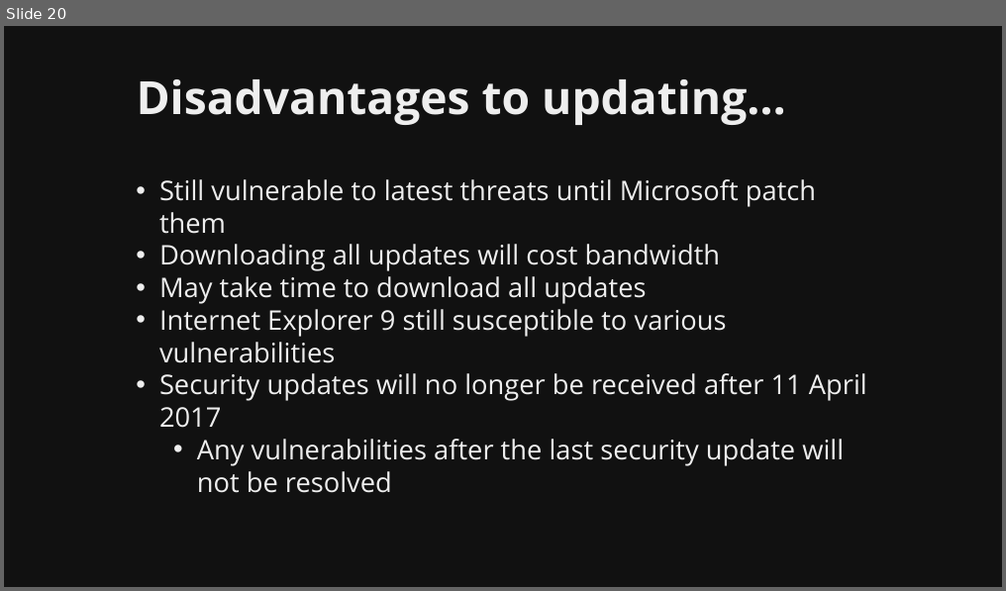
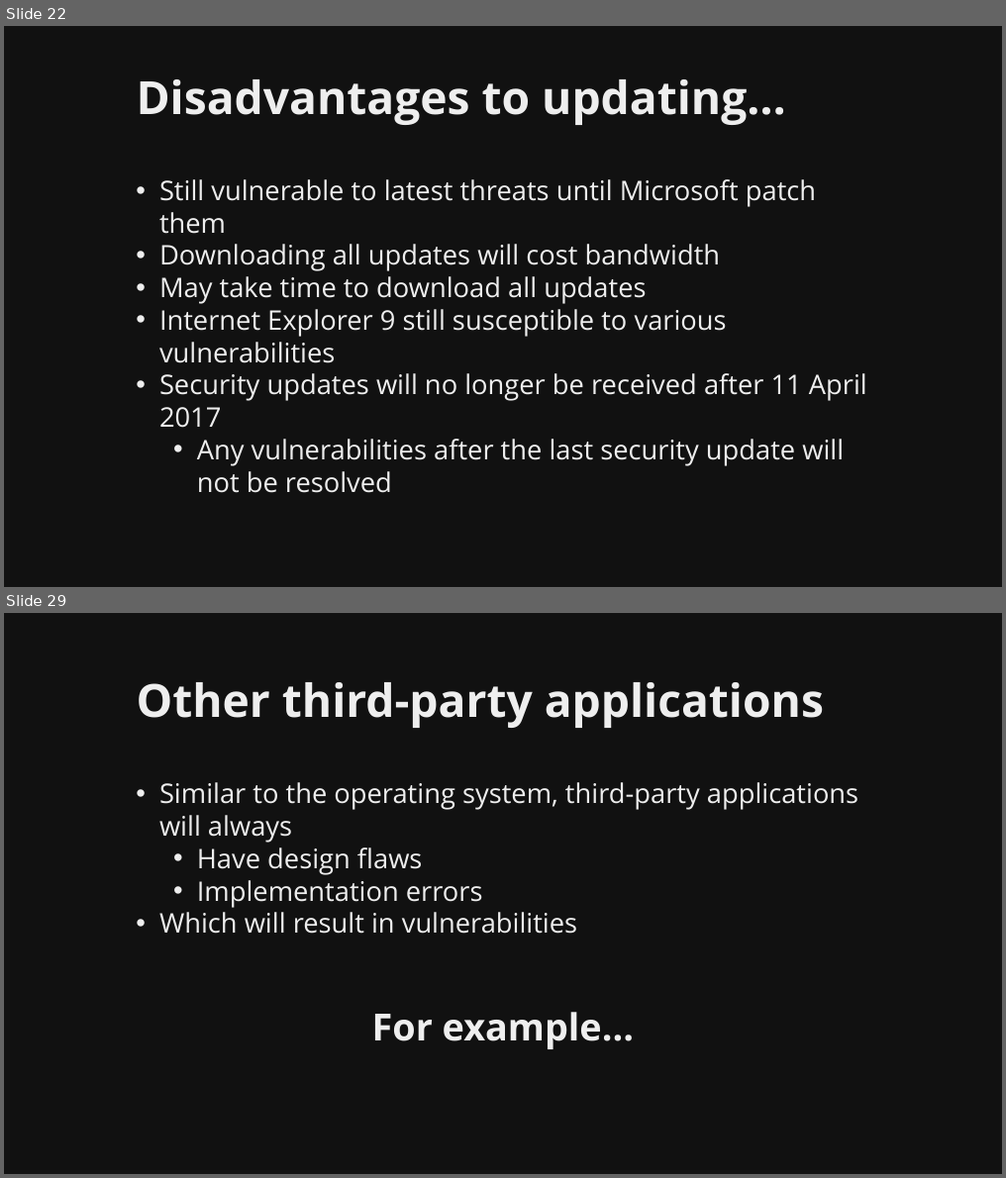
Before and after one commit to martymcflywa/ecu, a slide deck: year_1/sem_2/CSI1101_computer_security/0b_assignment_2_[22MAY15_0900]/dev/CSI1101_PONCE_A2_v01.pptx. Shown one above the other, each under a label of ours: slide 20 before the commit, slides 22 and 29 after it; the slides between them are not shown. The pictures are 1006x591 and 1006x1178 pixels, drawn with LibreOffice and Linux fonts; fonts in the diff are those of the drawing. Boxes give left, top, right and bottom in pixels: in the first picture for what was removed or moved away, otherwise in the second. Text is boxed around its words. In the diff, an @@ line names an element or a change of style, - is before the commit and + after.

Commit message:
CSI1101 A2: finished user applications, todo user practices

```diff
--- a/year_1/sem_2/CSI1101_computer_security/0b_assignment_2_[22MAY15_0900]/dev/CSI1101_PONCE_A2_v01.pptx
+++ b/year_1/sem_2/CSI1101_computer_security/0b_assignment_2_[22MAY15_0900]/dev/CSI1101_PONCE_A2_v01.pptx
@@ slide 29 added at (4, 613, 1002, 1174), background #111111 @@
@@ title added at (137, 682, 824, 728), 44 pt, text #EEEEEE, bold @@
+Other third-party applications
@@ text added at (159, 782, 858, 1050), 26 pt, text #EEEEEE @@
+• Similar to the operating system, third-party applications will always
+  • Have design flaws
+  • Implementation errors
+• Which will result in vulnerabilities
+For example…
@@ what was slide 20 is now slide 22 @@
```
Also in this commit, not shown: 6 slides changed, 15 other slides added, 3 other files.
